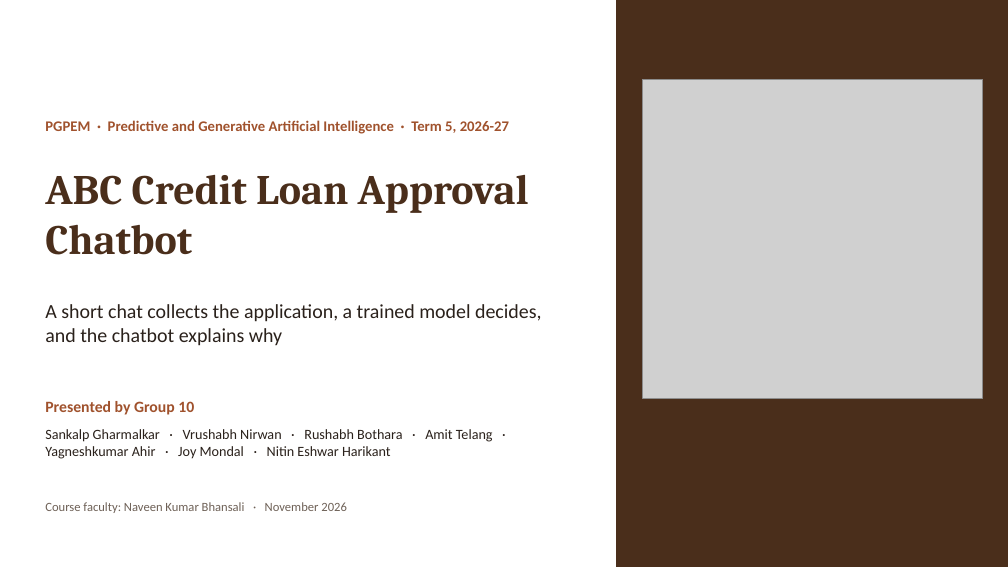
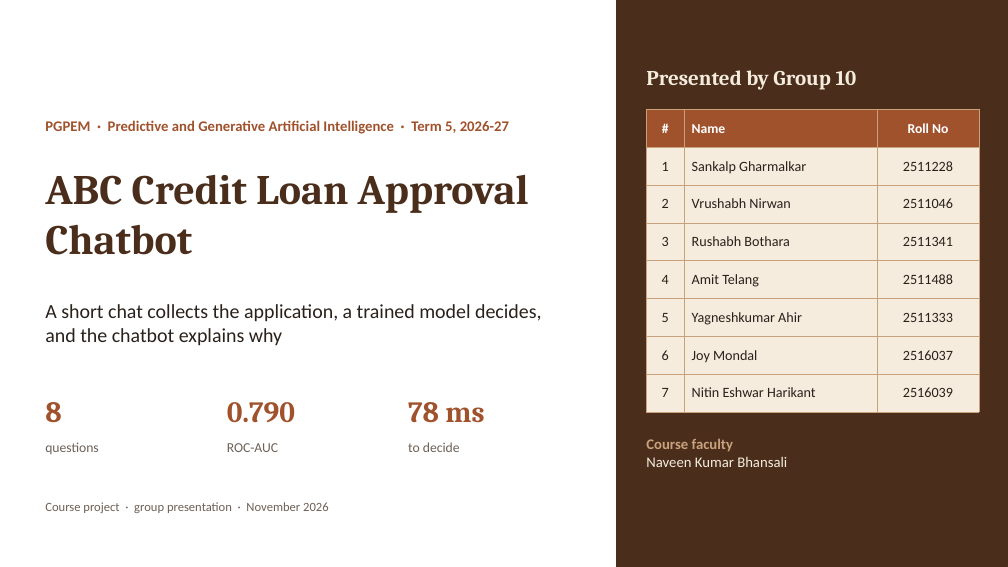
Before and after one commit to joymondal/abc_credit_project, a slide deck: slide 1 of docs/ABC_Credit_Chatbot_Presentation.pptx. Drawn at 1008x567 pixels with LibreOffice and Linux fonts; fonts in the diff are those of the drawing; grey boxes stand for pictures; background and template pictures are left out. Boxes give left, top, right and bottom in pixels: in the first picture for what was removed or moved away, otherwise in the second. Text is boxed around its words. In the diff, an @@ line names an element or a change of style, - is before the commit and + after.

Commit message:
Add files via upload
Retrained Model with Updated Cost Ratio to 6 and No Salary variable. Kept the old model configurable in chatbot.

```diff
--- a/docs/ABC_Credit_Chatbot_Presentation.pptx
+++ b/docs/ABC_Credit_Chatbot_Presentation.pptx
@@ picture removed at (x1=643, y1=79, x2=983, y2=399) @@
@@ text "Presented by Group 10" moved from (x1=45, y1=401, x2=194, y2=415) to (x1=646, y1=70, x2=857, y2=90) @@
@@ text "Presented by Group 10" at (x1=646, y1=70, x2=857, y2=90): size 15 to 20 pt, font Calibri to Cambria, text colour #A0522D to #F6ECDD @@
@@ table added at (x1=647, y1=110, x2=979, y2=401), 8 rows, 3 columns @@
+# | Name | Roll No
+1 | Sankalp Gharmalkar | 2511228
+2 | Vrushabh Nirwan | 2511046
+3 | Rushabh Bothara | 2511341
+4 | Amit Telang | 2511488
+5 | Yagneshkumar Ahir | 2511333
+6 | Joy Mondal | 2516037
+7 | Nitin Eshwar Harikant | 2516039
@@ text added at (x1=45, y1=402, x2=61, y2=422), 28 pt, text #A0522D, bold @@
+8
@@ text added at (x1=227, y1=402, x2=295, y2=423), 28 pt, text #A0522D, bold @@
+0.790
@@ text added at (x1=408, y1=402, x2=484, y2=423), 28 pt, text #A0522D, bold @@
+78 ms
@@ text removed at (x1=45, y1=429, x2=493, y2=459) @@
-Sankalp Gharmalkar · Vrushabh Nirwan · Rushabh Bothara · Amit Telang · Yagneshkumar Ahir · Joy Mondal · Nitin Eshwar Harikant
@@ text added at (x1=45, y1=442, x2=98, y2=454), 13 pt, text #6E6157 @@
+questions
@@ text added at (x1=227, y1=443, x2=278, y2=452), 13 pt, text #6E6157 @@
+ROC-AUC
@@ text added at (x1=408, y1=442, x2=460, y2=452), 13 pt, text #6E6157 @@
+to decide
@@ text added at (x1=646, y1=439, x2=787, y2=467), 14 pt, text #F6ECDD @@
+Course faculty
+Naveen Kumar Bhansali
@@ text at (x1=45, y1=502, x2=329, y2=513): text changed @@
-Course faculty: Naveen Kumar Bhansali · November 2026
+Course project · group presentation · November 2026
```
Also in this commit, not shown: 20 other slides changed, 7 slides added, 1 slide removed, 41 other files.
